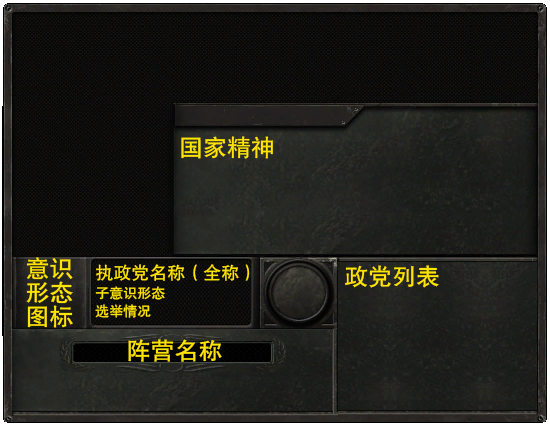
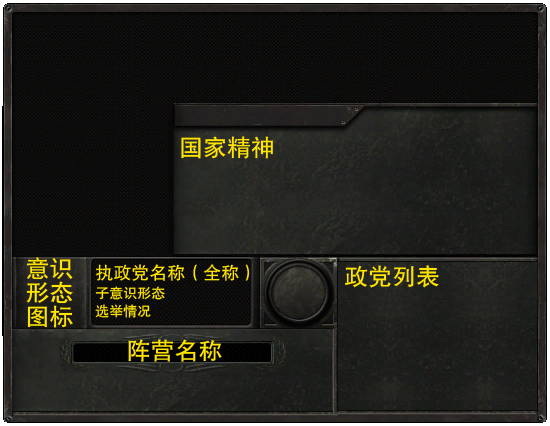
The second 550x426 image is a revision of the first. Changes to its layers:
pixels changed over bbox(26, 136, 439, 362) (layer not identified)
